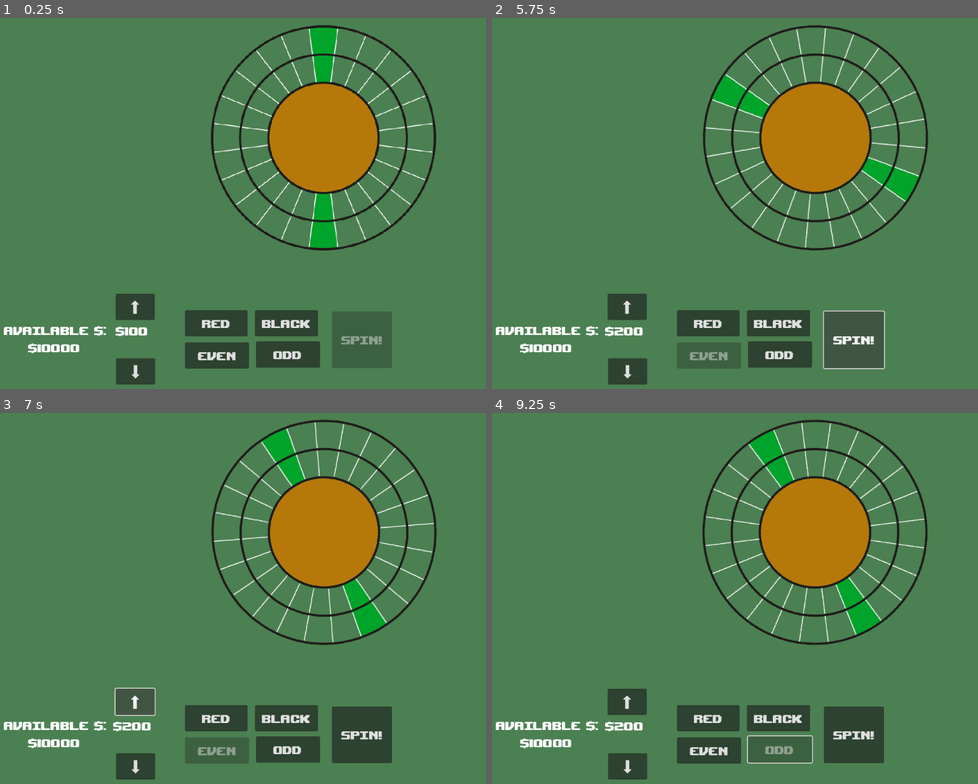
Above: before the commit, frames 1-4 (two rows, left to right).
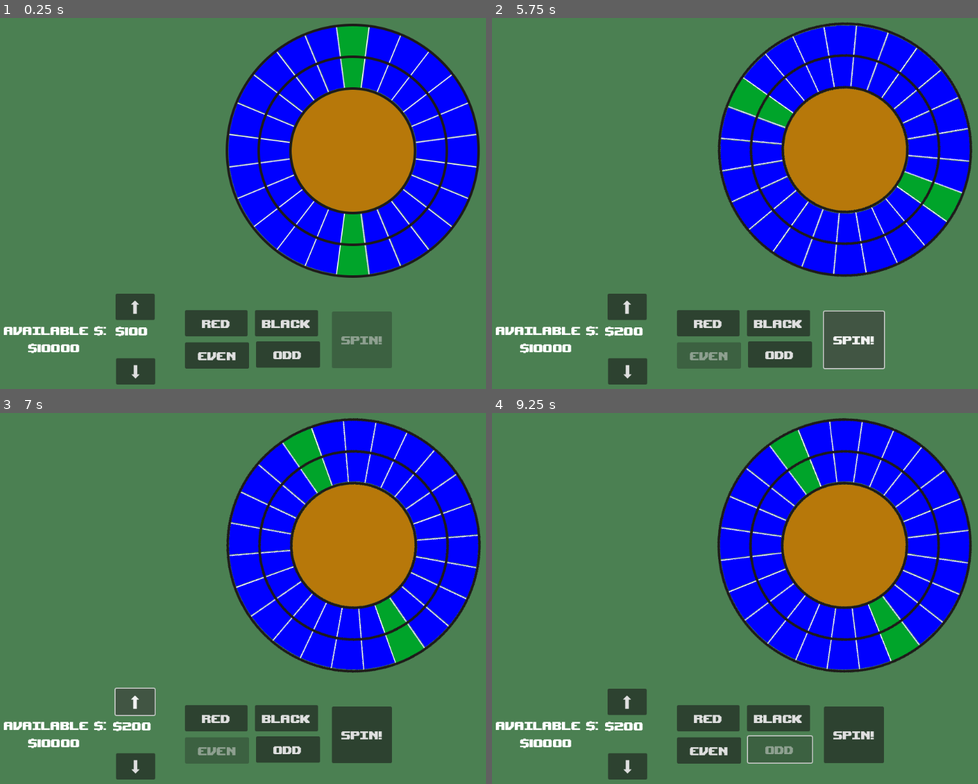
Above: after the commit, the same moments.

Repository: RossRKK/gmtk-game-jam-2025
Game: Godot game, scene res://scenes/roulette_scene.tscn
Same seed, same stepped clock (60 frames per second), same inputs: the game is played once before the commit and once after it.
Inputs:
- Up to frame 1 (0.25 s): no input
- Up to frame 2 (5.75 s): click "⬇" at 0.5 s; click "⬆" at 1.25 s; click "Black" at 2 s; click "Red" at 2.75 s; click "Odd" at 3.5 s; click "Even" at 4.25 s; click "Spin!" at 5 s
- Up to frame 3 (7 s): click "⬇" at 5.75 s; click "⬆" at 6.5 s
- Up to frame 4 (9.25 s): click "Black" at 7.25 s; click "Red" at 8 s; click "Odd" at 8.75 s

The runs differ from the first frame. In frame 1, 25% of the frame differs, in the area x 43-99%, y 1-71%; in frame 2, 25%; in frame 3, 25%; in frame 4, 25%.

Commit message:
Added segment sprites

Diff:
--- a/scenes/roulette_scene.tscn
+++ b/scenes/roulette_scene.tscn
@@ -19,7 +19,7 @@
 color = Color(0.295, 0.5, 0.322333, 1)
 
 [node name="RouletteWheel" parent="." instance=ExtResource("2_bivp3")]
-position = Vector2(663, 261)
+position = Vector2(722, 287)
 wobble_frequency = 100.0
 wobble_amplitude = 0.05
 
--- a/scenes/roulette_wheel.tscn
+++ b/scenes/roulette_wheel.tscn
@@ -25,17 +25,16 @@
 script = ExtResource("1_7td6c")
 spin_curve = SubResource("Curve_7td6c")
 
+[node name="SegmentHandler" type="Node2D" parent="."]
+script = ExtResource("3_yknb5")
+
 [node name="WheelBaseSprite" type="AnimatedSprite2D" parent="."]
 position = Vector2(-1.00003, 1)
-scale = Vector2(0.885254, 0.885254)
 sprite_frames = SubResource("SpriteFrames_cjovd")
 
 [node name="SpinTimer" type="Timer" parent="."]
 wait_time = 10.0
 one_shot = true
 
-[node name="SegmentHandler" type="Node2D" parent="."]
-script = ExtResource("3_yknb5")
-
 [node name="SpinSFX" type="AudioStreamPlayer2D" parent="."]
 stream = ExtResource("4_cjovd")
--- a/scripts/roulette_wheel/roulette_wheel.gd
+++ b/scripts/roulette_wheel/roulette_wheel.gd
@@ -16,8 +16,6 @@
 
 
 # signal that will be emitted when the wheel stops spinning
-
-
 var spinning: bool = false
 var ball: Ball
 var bet: Bet
@@ -51,7 +49,7 @@
 		var normalised_time = 1 - (spin_timer.time_left / spin_timer.wait_time)
 		var speed_at_time = spin_curve.sample(normalised_time) # rotations per second
 		var rotation_this_frame = 2 * PI * delta * speed_at_time # distance to move at this speed
-		sprite.rotate(rotation_this_frame)
+		self.rotate(rotation_this_frame)
 
-		sprite.position.x += sin(normalised_time * wobble_frequency * PI) * speed_at_time * wobble_amplitude
-		sprite.position.y += cos(normalised_time * wobble_frequency * PI) * speed_at_time * wobble_amplitude
+		self.position.x += sin(normalised_time * wobble_frequency * PI) * speed_at_time * wobble_amplitude
+		self.position.y += cos(normalised_time * wobble_frequency * PI) * speed_at_time * wobble_amplitude
--- a/scripts/roulette_wheel/segment.gd
+++ b/scripts/roulette_wheel/segment.gd
@@ -1,6 +1,5 @@
+class_name Segment
 extends Node2D
-
-class_name Segment
 
 enum RouletteColour {
 	Red,
@@ -8,23 +7,30 @@
 	Zero,
 }
 
+var game: Game = Game.get_instance()
+
 @export var colour: RouletteColour
 @export var number: int
 @export var segment_effect: SegmentEffect
 
-func _init(col: RouletteColour, num: int):
+var sprite: Sprite2D
+
+var index: int
+
+func _init(col: RouletteColour, num: int, i: int):
 	colour = col
 	number = num
 	segment_effect = SegmentEffect.new()
+	index = i
+	rotation = i * (2 * PI / game.WHEEL_SIZE)
+
 
 # Called when the node enters the scene tree for the first time.
 func _ready() -> void:
-	pass # Replace with function body.
-
-
-# Called every frame. 'delta' is the elapsed time since the previous frame.
-func _process(delta: float) -> void:
-	pass
+	sprite = Sprite2D.new()
+	sprite.texture = load("res://assets/png/segment.png")
+	sprite.modulate = Color(0, 0, 1)
+	add_child(sprite)
 
 
 func apply_landed_effect(bet: Bet, ball: Ball):
@@ -32,6 +38,4 @@
 
 	bet = segment_effect.apply_bet_muliplication(bet)
 
-	#bet = ball.apply_bet_synergy(self, bet)
-
 	bet.resolve(self)
--- a/scripts/roulette_wheel/segment_handler.gd
+++ b/scripts/roulette_wheel/segment_handler.gd
@@ -11,7 +11,7 @@
 func _ready() -> void:
 	for i in range(game.WHEEL_SIZE):
 		var colour: Segment.RouletteColour = Segment.RouletteColour.Black if i % 2 == 0 else Segment.RouletteColour.Red
-		add_child(Segment.new(colour, i))
+		add_child(Segment.new(colour, i, i))
 
 
 # Called every frame. 'delta' is the elapsed time since the previous frame.
@@ -19,14 +19,18 @@
 	pass
 
 
-func get_segment_curve(segment: Segment) -> Curve:
+func get_segment_curve(segment) -> Curve:
 	return segment.segment_effect.probability_effect
 
 func random_segment() -> Segment:
 	# allow segments to effect the distribution
 	var segment_curves: Array[Curve] = []
 	for child in get_children():
-		assert(child is Segment)
+		print("Child name: ", child.name)
+		print("Child type: ", child.get_class())
+		print("Child script: ", child.get_script())
+		print("Is Segment: ", child is Segment)
+		print("---")
 		segment_curves.append(get_segment_curve(child))
 	var selected_segment_index = DistributionRNG.random_with_distribution(segment_curves, game.WHEEL_SIZE)
 	return get_children()[selected_segment_index]
